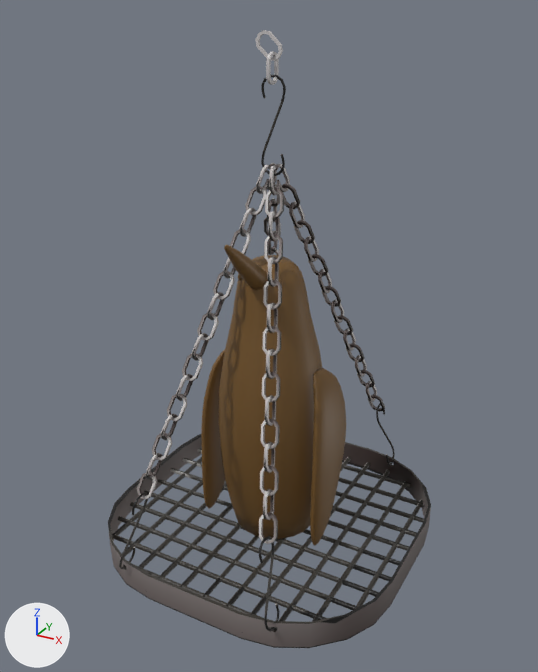
The FBX model resources/stage5/objects/5_rihuto.fbx: old version first, new version second.
One viewpoint serves both versions: a 50 mm camera at (0.599, -1.104, 0.504) aimed at (0.002, -0.018, -0.038). The axes (+X, +Y, +Z) are drawn at lower left. The lights are the same throughout. Where no turn or scale is listed for an object, it has been applied to the vertices.

Before the edit, the objects in view are built like this:
```python
mat_c3 = principled_material('C3')
mat_c3.texture = img_c_png  # with its transparency
me_mesh = bpy.data.meshes.new('Mesh')
me_mesh.from_pydata(...)  # 9321 vertices, 9879 faces; spans x -0.293..0.293, y -0.299..0.299, z -0.473..0.473
# faces by material slot: [1680, 8119, 80]
me_mesh.materials.append(mat_wallshelf3)  # picture img_ground_2_png
me_mesh.materials.append(mat_negi4)  # picture img_negi_png
me_mesh.materials.append(mat_c3)  # picture img_c_png
ob_rihutop_s = bpy.data.objects.new('rihutoP_S', me_mesh)
ob_rihutop_s.location = (0.0, 0.0, 0.0)
```
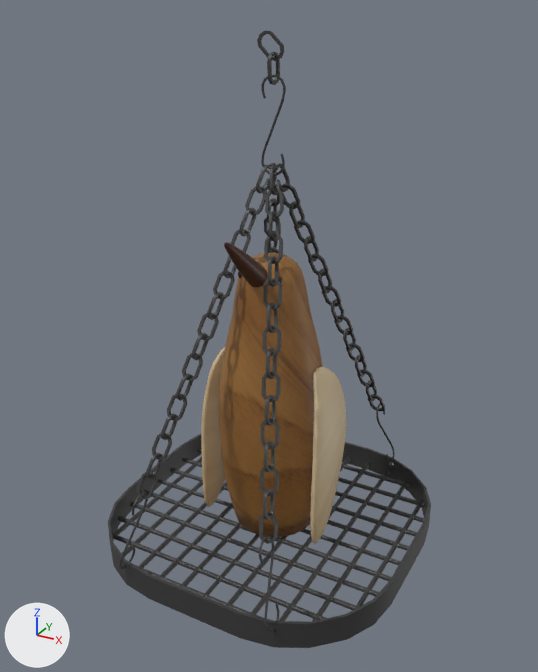
The edits, one by one:
Picture 'p.png' (img_p_png) is new.
Picture 'pawn_b.png.001' (img_pawn_b_png_001) is new.
Picture 'pawn_b.png' (img_pawn_b_png) is new.
Material 'C3' (mat_c3) changes its picture from img_c_png to img_pawn_b_png.
Material 'wallshelf4' (mat_wallshelf4) is new.
Its texture is img_p_png.
Material 'negi2' (mat_negi2) is new.
Its texture is img_pawn_b_png_001 (with its transparency).
me_mesh has 9321 vertices, 9879 faces and spans x -0.293..0.293, y -0.299..0.299, z -0.473..0.473.
me_mesh is used by ob_rihutop_s; location (0.0, 0.0, 0.0).
me_mesh no longer uses material mat_wallshelf3 (picture img_ground_2_png).
me_mesh part 1: the loose piece of 40 vertices spanning x -0.03..0.015, y -0.005..0.004, z 0.429..0.473 is moved by (0.001, 0.003, 0.0).
me_mesh part 2: the loose piece of 40 vertices spanning x -0.004..0.002, y -0.017..0.015, z 0.393..0.443 is multiplied about its middle by the matrix ((1.0, 0.011, -0.001), (-0.011, 0.997, -0.078), (0.0, 0.078, 0.997)), then moved by (0.001, 0.002, 0.0).
me_mesh part 3: the loose piece of 282 vertices spanning x -0.103..0.103, y -0.108..0.112, z -0.45..0.107 is moved by (0.0, 0.0, 0.004), in mat_wallshelf4 (picture img_p_png).
me_mesh part 4: the loose piece of 362 vertices spanning x 0.091..0.135, y -0.067..0.073, z -0.44..-0.09 is moved by (0.0, 0.0, 0.004), in mat_wallshelf4 (picture img_p_png).
me_mesh part 5: the loose piece of 362 vertices spanning x -0.135..-0.091, y -0.067..0.073, z -0.44..-0.09 is moved by (0.0, 0.0, 0.004), in mat_wallshelf4 (picture img_p_png).
me_mesh part 6: the loose piece of 202 vertices spanning x -0.019..0.019, y -0.156..-0.037, z 0.062..0.167 is moved by (0.0, 0.0, 0.004), in mat_wallshelf4 (picture img_p_png).
me_mesh part 7: 78 vertices moved within x -0.154..0.154, y -0.297..0.297, z -0.456..-0.281; 412 vertices removed from x -0.156..0.156, y -0.299..0.299, z -0.458..-0.279; 412 vertices added at x -0.156..0.156, y -0.299..0.299, z -0.457..-0.278.
me_mesh part 8: 21 vertices moved within x -0.019..0.019, y -0.002..0.002, z 0.265..0.384; 113 vertices removed from x -0.019..0.021, y -0.002..0.002, z 0.248..0.408; 113 vertices added at x -0.019..0.021, y -0.002..0.002, z 0.249..0.409.
me_mesh part 9: 2 vertices moved within x -0.29..0.288, y -0.001, z -0.456; 8 vertices removed from x -0.29..0.288, y -0.005..0.003, z -0.458; 8 vertices added at x -0.29..0.288, y -0.005..0.003, z -0.457..-0.455.
me_mesh part 10: 6149 faces spanning x -0.293..0.293, y -0.299..0.299, z -0.473..0.409 switch from mat_negi4 (picture img_negi_png) to mat_negi2 (picture img_pawn_b_png_001).
me_mesh now uses material mat_wallshelf4 (picture img_p_png).

Boxes [x1, y1, x2, y2] around the edits, measured in the pictures (538 x 672 px; the box of a moved part takes in the faces that stretch with it):
'rihutoP_S', surface changed, reshaped
    both: [108, 30, 431, 648]
part 1 of me_mesh, moved or reshaped
    before: [256, 30, 283, 61]
    after: [257, 30, 284, 61]
part 2 of me_mesh, moved or reshaped
    before: [266, 51, 279, 85]
    after: [267, 52, 280, 85]
part 3 of me_mesh, moved or reshaped
    before: [219, 255, 323, 539]
    after: [219, 253, 323, 537]
part 4 of me_mesh, moved or reshaped
    before: [310, 368, 346, 546]
    after: [310, 366, 346, 544]
part 5 of me_mesh, moved or reshaped
    before: [201, 350, 225, 509]
    after: [201, 348, 225, 507]
part 6 of me_mesh, moved or reshaped
    before: [224, 245, 267, 290]
    after: [224, 242, 267, 287]
part 7 of me_mesh, moved or reshaped
    both: [119, 404, 395, 631]
part 8 of me_mesh, moved or reshaped
    before: [262, 75, 285, 176]
    after: [262, 74, 285, 176]
part 9 of me_mesh, moved or reshaped
    both: [158, 481, 399, 565]
part 10 of me_mesh, recoloured (grey to black)
    both: [108, 75, 431, 648]
